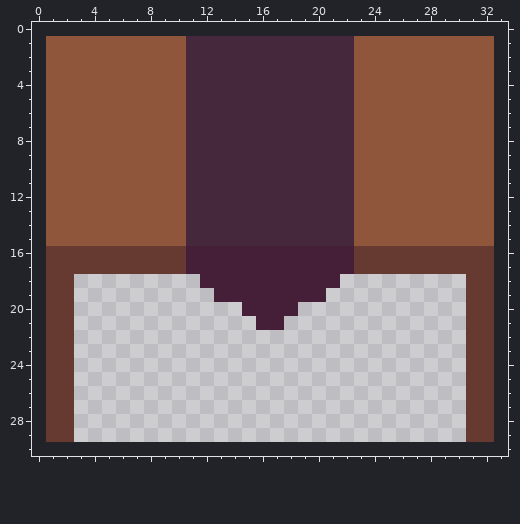
A pixel-art sprite gets an edit: assets/sprites/Tavern_Assets/Tabel.png. That is the earlier state.
The file is 192x174 pixels, drawn in blocks of 6x6; one block is one cell here. The old version is drawn lined up with the new one, on the new canvas.
And afterwards:
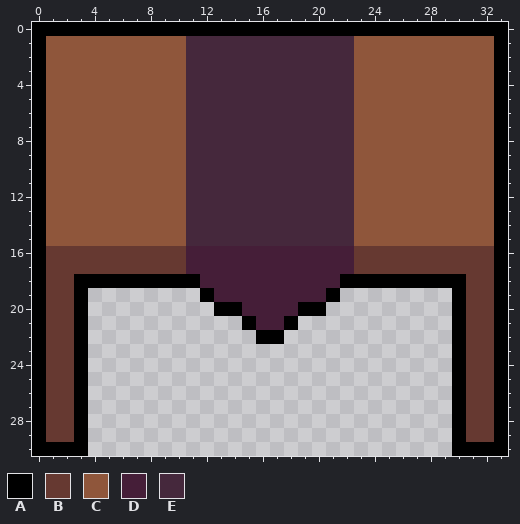
Palette (. is transparent): A #000000  B #663931  C #8f563b  D #451e38  E #45283c
The edit:
canvas 32x29 -> 34x31, the old top-left corner now at 1,1
Colour A is added in row 0 at x 0 to 33; in rows 1 to 17 at x 0 and 33; in row 18 at x 0, 3 to 11, 22 to 30 and 33; in row 19 at x 0, 3, 12, 21, 30 and 33; in row 20 at x 0, 3, 13 to 14, 19 to 20, 30 and 33; in row 21 at x 0, 3, 15, 18, 30 and 33.
Colour A is added in row 22 at x 0, 3, 16 to 17, 30 and 33; in rows 23 to 29 at x 0, 3, 30 and 33; in row 30 at x 0 to 3 and 30 to 33.
Where, in picture pixels (left, top, right, bottom), the same in both pictures:
added: (32, 22, 508, 456)
